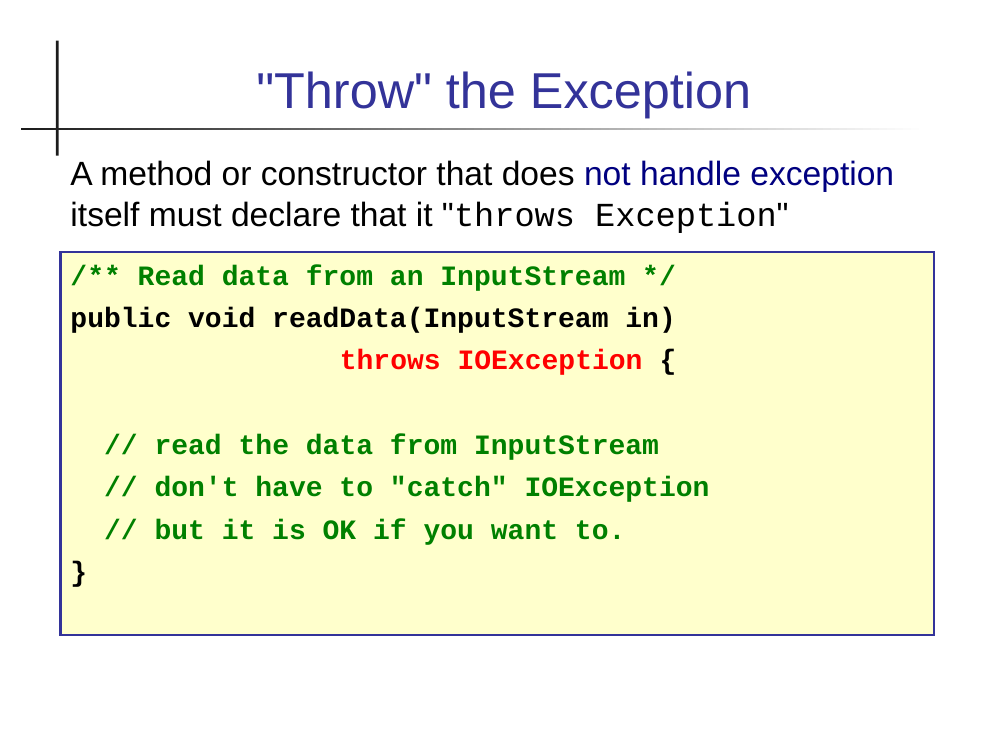
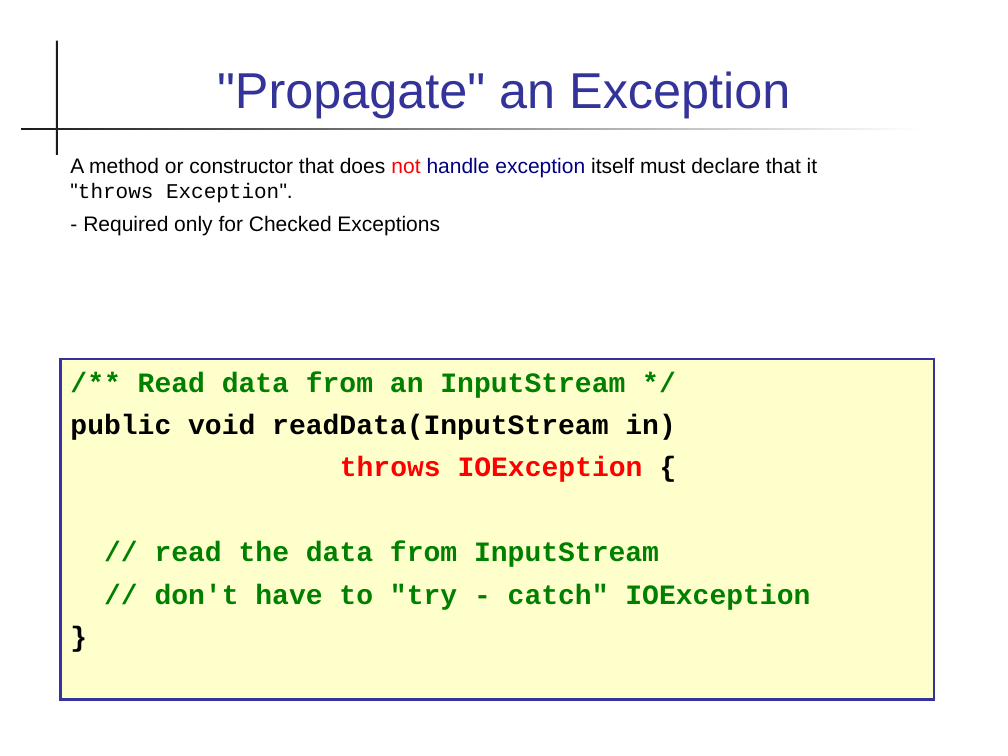
Before and after one commit to skeoop/skeoop.github.io, a slide deck: slide 17 of exceptions/Exceptions.ppt (slide 18 before the commit). Drawn at 1008x756 pixels with LibreOffice and Linux fonts; fonts in the diff are those of the drawing. Boxes give left, top, right and bottom in pixels: in the first picture for what was removed or moved away, otherwise in the second. Text is boxed around its words. In the diff, an @@ line names an element or a change of style, - is before the commit and + after.

Commit message:
revise slides on exceptions

```diff
--- a/exceptions/Exceptions.ppt
+++ b/exceptions/Exceptions.ppt
@@ title at [217, 71, 790, 118]: text changed @@
-"Throw" the Exception
+"Propagate" an Exception
@@ text at [70, 157, 817, 236]: text changed; size 24 to 15 pt @@
-A method or constructor that does not handle exception itself must declare that it "throws Exception"
+A method or constructor that does not handle exception itself must declare that it "throws Exception".
+- Required only for Checked Exceptions
@@ rectangle "/** Read data from an ...": place and size @@
-rectangle "/** Read data from an ..." at [60, 252, 933, 635]
+rectangle "/** Read data from an ..." at [60, 359, 933, 700]
@@ text in rectangle at [155, 584, 810, 610]: text changed @@
-  // don't have to "catch" IOException
-  // but it is OK if you want to.
+  // don't have to "try - catch" IOException
```
Also in this commit, not shown: 33 other slides changed, 3 slides added, 25 slides removed, 7 other files.
